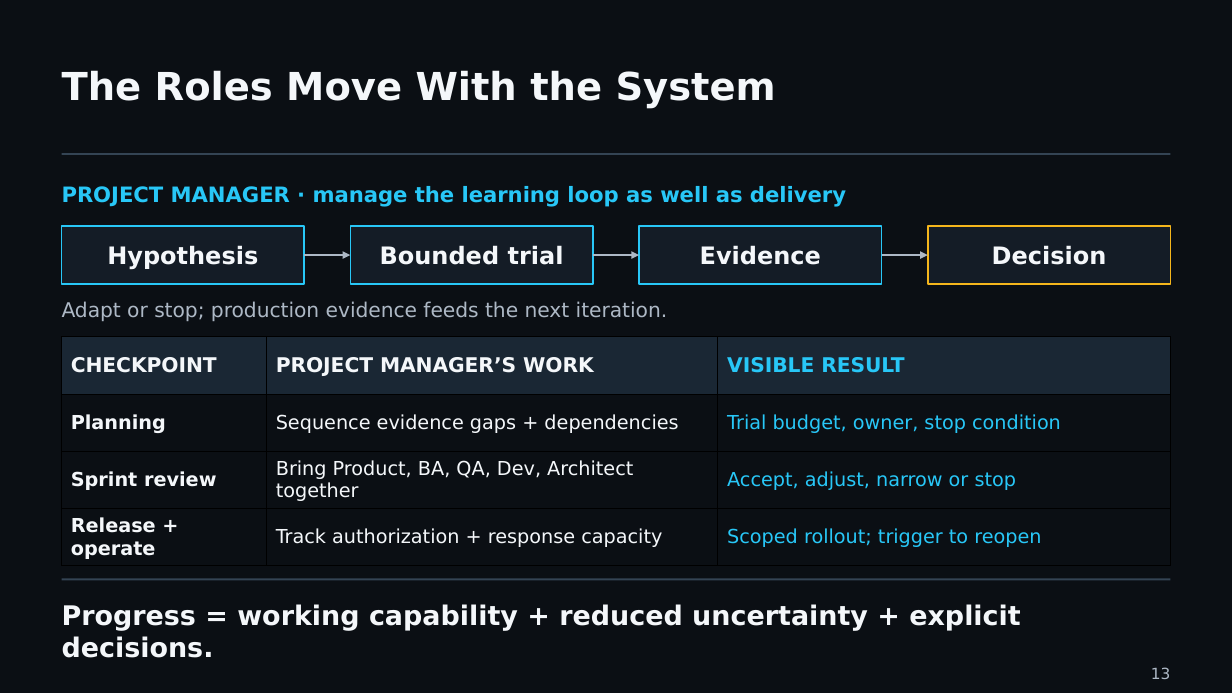
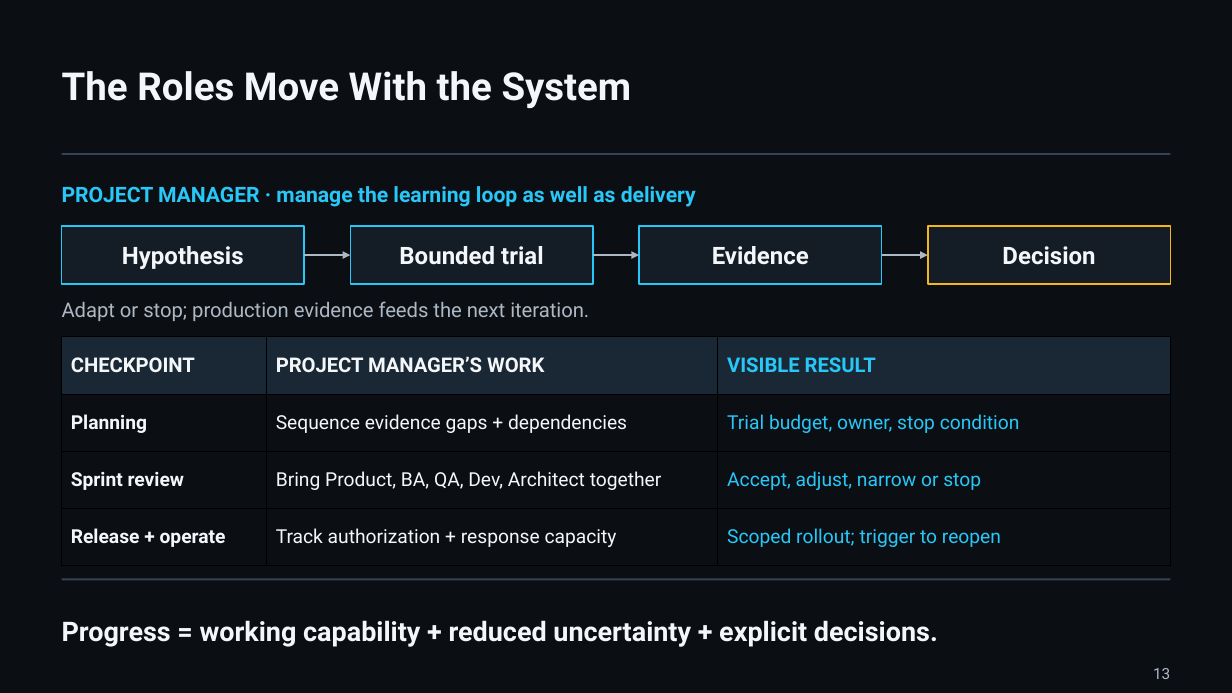
Before and after one commit to UncertaintyArchitectureGroup/uncertainty-architecture, a slide deck: slide 13 of assets/presentations/pmday-2026/ai-changes-both-sides.pptx. Drawn at 1232x693 pixels with LibreOffice and Linux fonts; fonts in the diff are those of the drawing. Boxes give left, top, right and bottom in pixels: in the first picture for what was removed or moved away, otherwise in the second. Text is boxed around its words. In the diff, an @@ line names an element or a change of style, - is before the commit and + after.

Commit message:
Use embedded Roboto in the PMDay deck and preserve frozen content

```diff
--- a/assets/presentations/pmday-2026/ai-changes-both-sides.pptx
+++ b/assets/presentations/pmday-2026/ai-changes-both-sides.pptx
@@ table at bbox=[62, 337, 1172, 567] @@
@@ font DejaVu Sans to Roboto @@
@@ font DejaVu Sans to Roboto in 9 elements at bbox=[62, 71, 632, 109], bbox=[1153, 668, 1170, 679], bbox=[62, 186, 696, 207], bbox=[122, 246, 244, 269], bbox=[399, 246, 543, 265], bbox=[712, 246, 809, 265], bbox=[1002, 246, 1095, 265], bbox=[62, 301, 589, 321], bbox=[62, 620, 938, 647] @@
```
Also in this commit, not shown: 13 other slides changed, 13 other files.
